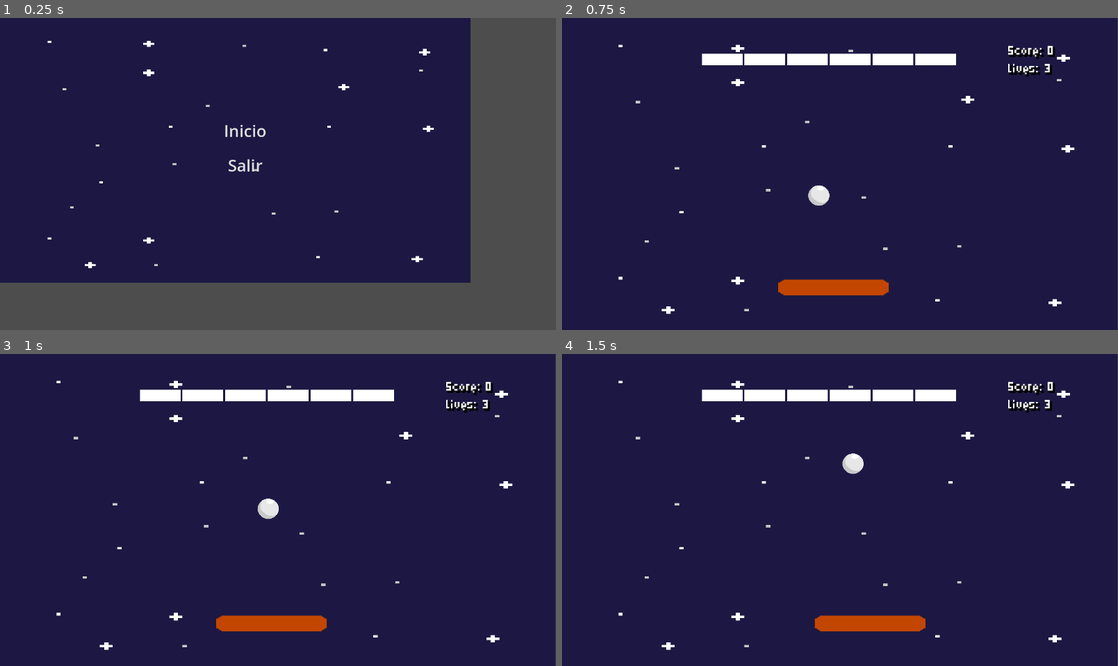
Above: before the commit, frames 1-4 (two rows, left to right).
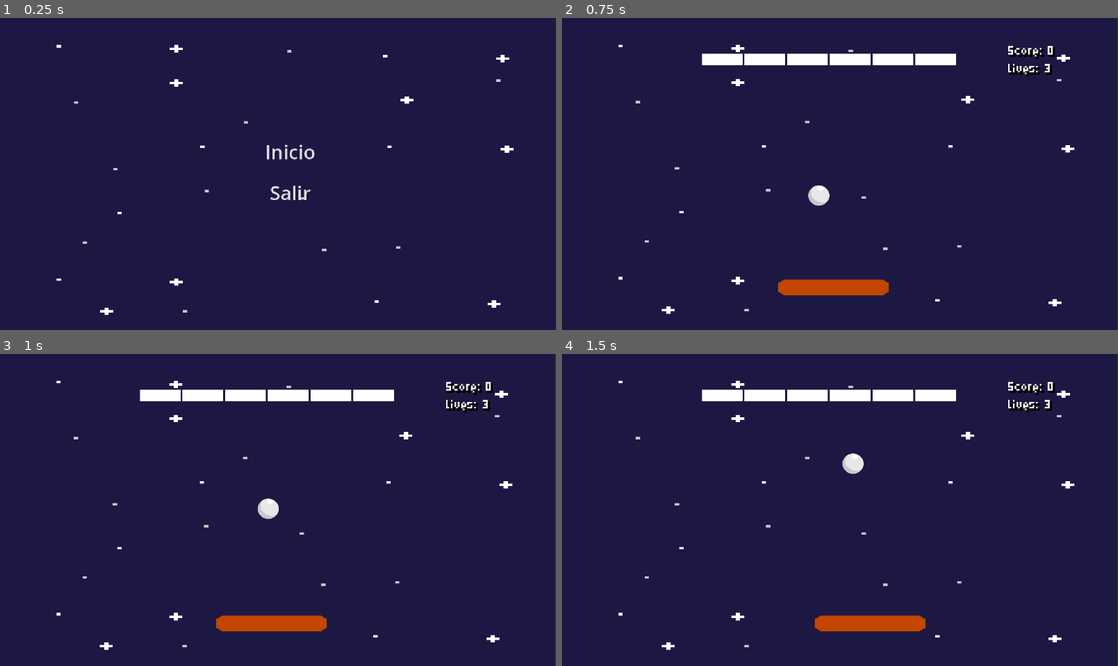
Above: after the commit, the same moments.

Repository: YitanT/brick-breaker
Game: Godot game, scene res://scenes/menu.tscn
Same seed, same stepped clock (60 frames per second), same inputs: the game is played once before the commit and once after it.
Inputs:
- Up to frame 1 (0.25 s): no input
- Up to frame 2 (0.75 s): click "Inicio" at 0.5 s
- Up to frame 3 (1 s): no input
- Up to frame 4 (1.5 s): tap Enter at 1.25 s; hold D (derecha) from 1.28 s (still down)

The runs differ from the first frame. In frame 1, 29% of the frame differs, in the area x 0-100%, y 0-100%; in frame 2, nothing differs; in frame 3, nothing differs; in frame 4, nothing differs.

Commit message:
fix: viewport fixed

Diff:
--- a/project.godot
+++ b/project.godot
@@ -16,7 +16,7 @@
 config/features=PackedStringArray("4.5", "GL Compatibility")
 boot_splash/bg_color=Color(0.096204825, 0.09620472, 0.09620472, 1)
 boot_splash/fullsize=false
-boot_splash/image="uid://cmttp1dutkvr4"
+boot_splash/image="uid://cwpqieb7hbwl1"
 config/icon="uid://b1rlqrlxt0ttq"
 boot_splash/minimum_display_time=2000
 
@@ -24,7 +24,7 @@
 
 window/size/viewport_width=1366
 window/size/viewport_height=768
-window/size/mode=2
+window/size/mode=3
 
 [input]
 
--- a/scenes/menu.tscn
+++ b/scenes/menu.tscn
@@ -1,13 +1,14 @@
 [gd_scene load_steps=5 format=3 uid="uid://bwwsc3o1iiq4x"]
 
 [ext_resource type="Script" uid="uid://doj8fml0nqdpk" path="res://scripts/menu.gd" id="1_vjb58"]
-[ext_resource type="Texture2D" uid="uid://gqprapq4a21a" path="res://assets/fondo/fondo-brick-breaker-2.png" id="2_vjb58"]
+[ext_resource type="Texture2D" uid="uid://i31vqvqcpi8s" path="res://assets/fondo/fondo-brick-breaker-2.png" id="2_vjb58"]
 
 [sub_resource type="StyleBoxEmpty" id="StyleBoxEmpty_con2f"]
 
 [sub_resource type="StyleBoxEmpty" id="StyleBoxEmpty_4ytvr"]
 
 [node name="Menu" type="Node2D"]
+scale = Vector2(1.183928, 1.1863023)
 script = ExtResource("1_vjb58")
 
 [node name="Control" type="Control" parent="."]
--- a/scripts/menu.gd
+++ b/scripts/menu.gd
@@ -6,4 +6,4 @@
 
 
 func _on_salir_pressed() -> void:
-	get_tree().queue_quit()
+	get_tree().quit()
Not shown, changed: assets/fondo/fondo-brick-breaker-2.png.import
Binary file added: assets/icono/yitan-logo-with-text-transparente-pixel.png
Not shown, added: assets/icono/yitan-logo-with-text-transparente-pixel.png.import
Binary file added: ejecutables/html/index.apple-touch-icon.png
Not shown, added: ejecutables/html/index.apple-touch-icon.png.import
Binary file added: ejecutables/html/index.icon.png
Not shown, added: ejecutables/html/index.icon.png.import
Binary file added: ejecutables/html/index.png
Not shown, added: ejecutables/html/index.png.import
Not shown, changed: export_presets.cfg
Not shown, changed: .github/workflows/build-and-publish.yml
Not shown, added: ejecutables/html/index.audio.position.worklet.js
(and 7 more such lines)
